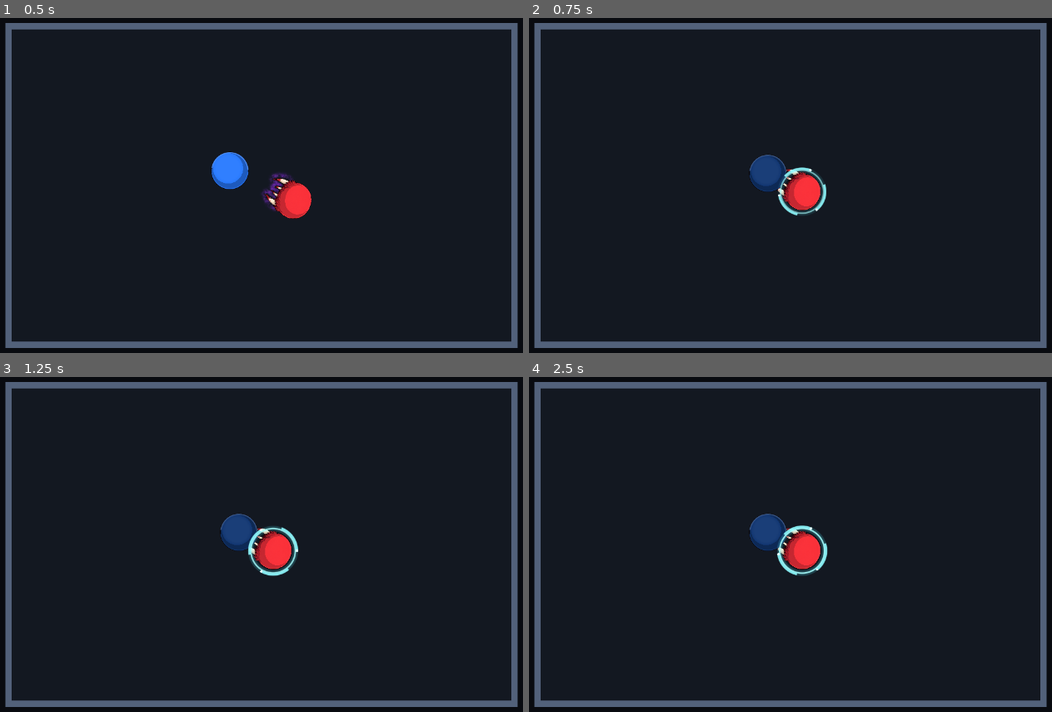
Above: before the commit, frames 1-4 (two rows, left to right).
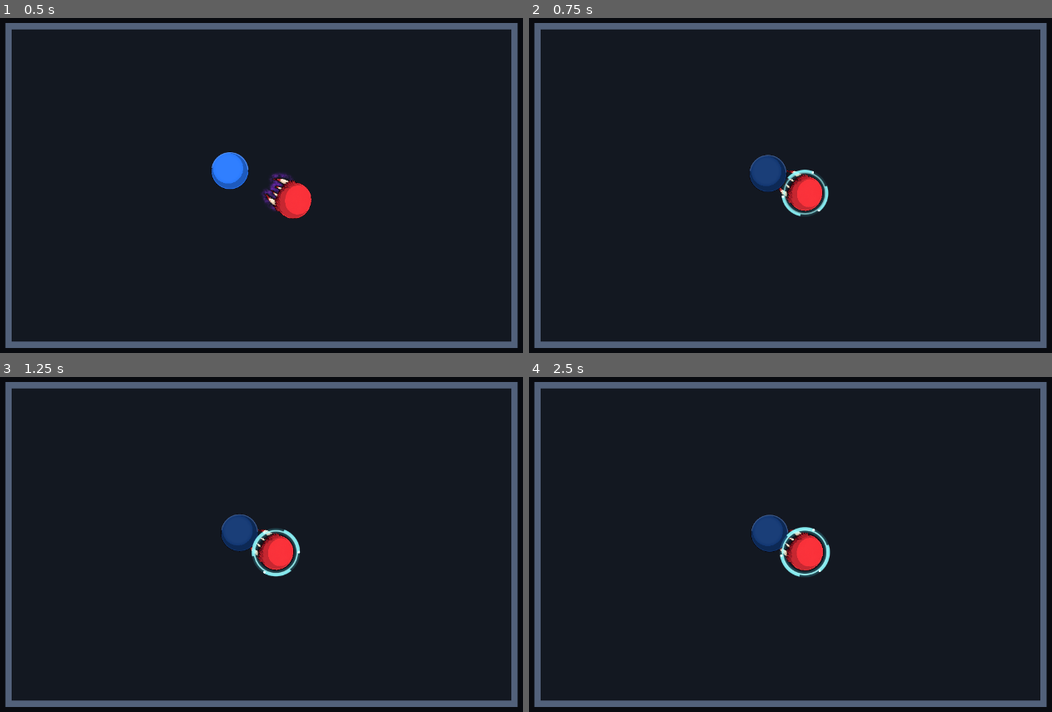
Above: after the commit, the same moments.

Repository: Esoptron/BallArena
Game: Godot game, scene res://scenes/main.tscn
The game is run twice, just before and just after one commit, with the same random seed, the same clock (stepped at 60 frames per second) and the same inputs.
Inputs:
- Up to frame 1 (0.5 s): no input
- Up to frame 2 (0.75 s): no input
- Up to frame 3 (1.25 s): no input
- Up to frame 4 (2.5 s): no input

Frame 1 is identical in both runs. In frame 2, 0.7% of the frame differs, in the area x 42-58%, y 40-60%; in frame 3, 0.8%; in frame 4, 0.9%.

Commit message:
Pull bite victims slowly and pulse vampire body without resizing fangs

Diff:
--- a/scripts/approved_vampire_art.gd
+++ b/scripts/approved_vampire_art.gd
@@ -41,8 +41,11 @@
 	var fangs := fighter.get_node_or_null("Vampire") as VampireFangs
 	if fangs != null:
 		rotation = fangs.rotation + PI
-	var art_scale := fighter.visual_diameter() / BODY_DIAMETER
 	for sprite in [body, teeth]:
+		var art_diameter := fighter.visual_diameter()
+		if sprite == teeth and fangs != null:
+			art_diameter = fangs.fang_diameter()
+		var art_scale := art_diameter / BODY_DIAMETER
 		sprite.position = -SOURCE_PIVOT * art_scale
 		sprite.scale = Vector2.ONE * art_scale
 		var material := sprite.material as ShaderMaterial
--- a/scripts/ball.gd
+++ b/scripts/ball.gd
@@ -21,6 +21,8 @@
 @export_range(0.0, 1.0, 0.01) var low_health_threshold: float = 0.30
 @export_range(0.0, 20.0, 0.1) var pulse_frequency: float = 4.0
 @export_range(0.1, 1.0, 0.01) var pulse_minimum_ratio: float = 50.0 / 70.0
+@export_range(0.0, 0.15, 0.005) var bite_pulse_amount: float = 0.05
+@export_range(0.1, 10.0, 0.1) var bite_pulse_frequency: float = 2.0
 
 var current_health: int = 100
 var paralysis_remaining: float = 0.0
@@ -35,6 +37,9 @@
 var bite_marks_remaining: float = 0.0
 var wound_bleeding_remaining: float = 0.0
 var _wound_drip_elapsed: float = 0.0
+var is_feeding: bool = false
+var bite_body_base: float = 70.0
+var bite_pulse_elapsed: float = 0.0
 
 
 func _ready() -> void:
@@ -73,6 +78,8 @@
 func _physics_process(delta: float) -> void:
 	if not Engine.is_editor_hint():
 		_visual_time += delta
+		if is_feeding:
+			bite_pulse_elapsed += delta
 		_sync_pulse_shape()
 		_advance_bite_marks(delta)
 		attack_recovery_remaining = maxf(0.0, attack_recovery_remaining - delta)
@@ -224,7 +231,20 @@
 	return health > 0 and float(health) / max_health < low_health_threshold
 
 
+func begin_feeding(base_diameter: float) -> void:
+	bite_body_base = base_diameter
+	bite_pulse_elapsed = 0.0
+	is_feeding = true
+
+
+func end_feeding() -> void:
+	is_feeding = false
+
+
 func visual_diameter() -> float:
+	if is_feeding:
+		var breath := (1.0 - cos(bite_pulse_elapsed * TAU * bite_pulse_frequency)) * 0.5
+		return bite_body_base * (1.0 - bite_pulse_amount * breath)
 	if not is_vampire or not has_low_health():
 		return diameter
 	var wave := (1.0 - cos(_visual_time * TAU * pulse_frequency)) * 0.5
--- a/scripts/vampire.gd
+++ b/scripts/vampire.gd
@@ -12,6 +12,7 @@
 @export_range(0.0, 100.0, 1.0) var bite_reach: float = 30.0
 @export_range(0.0, 30.0, 0.1) var recovery_time: float = 1.0
 @export_range(0.0, 0.6, 0.01) var tooth_immersion: float = 1.0 / 3.0
+@export_range(0.0, 40.0, 0.5) var bite_pull_distance: float = 6.0
 
 var has_bitten: bool = false
 var ticks_remaining: int = 0
@@ -22,6 +23,11 @@
 var _mist: Polygon2D
 var _mist_material: ShaderMaterial
 var _clock: float = 0.0
+var _bite_elapsed: float = 0.0
+var _fixed_fang_diameter: float = 70.0
+var _pull_start_separation: float = 0.0
+var _pull_goal_separation: float = 0.0
+var _pull_direction: Vector2 = Vector2.RIGHT
 
 
 func _ready() -> void:
@@ -67,6 +73,8 @@
 				or fighter.current_health <= 0:
 			_finish_bite()
 		else:
+			_bite_elapsed += delta
+			_advance_pull(delta)
 			_tick_elapsed += delta
 			var interval := bite_duration / bite_units
 			while _tick_elapsed + 0.000001 >= interval and ticks_remaining > 0:
@@ -94,8 +102,11 @@
 		return false
 	if not is_instance_valid(victim) or victim == fighter or victim.current_health <= 0 or victim.is_invulnerable():
 		return false
+	_fixed_fang_diameter = fighter.visual_diameter()
+	fighter.begin_feeding(_fixed_fang_diameter)
 	bite_target = victim
 	ticks_remaining = bite_units
+	_bite_elapsed = 0.0
 	_tick_elapsed = 0.0
 	cooldown_remaining = bite_duration + recovery_time
 	has_bitten = true
@@ -115,6 +126,7 @@
 		return
 	var victim := bite_target
 	var completed := ticks_remaining == 0
+	var mark_spacing := fang_spacing()
 	ticks_remaining = 0
 	bite_target = null
 	_tick_elapsed = 0.0
@@ -124,9 +136,10 @@
 		if away.is_zero_approx():
 			away = Vector2.RIGHT
 		if completed and victim.current_health > 0:
-			victim.apply_bite_marks(fighter.global_position, fang_spacing())
+			victim.apply_bite_marks(fighter.global_position, mark_spacing)
 		victim.prevent_attacks(recovery_time)
 		victim.release_motion(self, away)
+	fighter.end_feeding()
 	fighter.set_invulnerable(self, false)
 	fighter.release_motion(self, -away)
 	bite_finished.emit()
@@ -137,20 +150,34 @@
 		_finish_bite()
 
 
+func fang_diameter() -> float:
+	return _fixed_fang_diameter if bite_target != null else fighter.visual_diameter()
+
+
+func _advance_pull(delta: float) -> void:
+	var progress := clampf(_bite_elapsed / bite_duration, 0.0, 1.0)
+	var separation := lerpf(_pull_start_separation, _pull_goal_separation, progress)
+	var destination := fighter.global_position + _pull_direction * separation
+	var displacement := destination - bite_target.global_position
+	# The helpless body is driven once per physics step instead of normal free motion.
+	bite_target.global_position = destination
+	bite_target.linear_velocity = displacement / delta
+
+
 func fang_spacing() -> float:
 	# The separation of the two long tooth tips, including their inward tilt.
-	return fighter.visual_diameter() * (274.0 / 566.0)
+	return fang_diameter() * (274.0 / 566.0)
 
 
 func fang_tip_depth() -> float:
-	return fighter.visual_diameter() * 0.5 * 1.45
+	return fang_diameter() * 0.5 * 1.45
 
 
 func _place_for_bite(victim: ArenaBall) -> void:
 	var toward := (victim.global_position - fighter.global_position).normalized()
 	if toward.is_zero_approx():
 		toward = Vector2.UP.rotated(global_rotation)
-	var radius := fighter.visual_diameter() * 0.5
+	var radius := fang_diameter() * 0.5
 	var victim_radius := victim.visual_diameter() * 0.5
 	var half_spacing := fang_spacing() * 0.5
 	var exposed_length := fang_tip_depth() - sqrt(radius * radius - half_spacing * half_spacing)
@@ -158,6 +185,12 @@
 	var separation := fang_tip_depth() + victim_surface - exposed_length * tooth_immersion
 	# Keep the circular bodies separate even if a low-health pulse later grows.
 	separation = maxf(separation, (fighter.diameter + victim.diameter) * 0.5 + 0.5)
+	_pull_goal_separation = separation
+	var available_pull := maxf(0.0, fang_tip_depth() + victim_surface - separation - 0.2)
+	_pull_start_separation = separation + minf(available_pull,
+		bite_pull_distance * _fixed_fang_diameter / fighter.diameter)
+	_pull_direction = toward
+	separation = _pull_start_separation
 	fighter.global_position = victim.global_position - toward * separation
 	# At a wall, translate the pair together instead of pushing a body through it.
 	var arena := fighter.get_parent().get_parent() as BallArena
--- a/tests/render_vampire_test.gd
+++ b/tests/render_vampire_test.gd
@@ -47,7 +47,7 @@
 	await save_detail(main, (red.global_position + blue.global_position) * 0.5,
 		"vampire-details-bite.png")
 	if not red.is_invulnerable() or not red.freeze or not blue.freeze:
-		push_error("Both fighters must stop and the red vampire must be protected.")
+		push_error("The attacker must stay protected while driving helpless victim motion.")
 		quit(1)
 		return
 	await frames(150)
--- a/tests/vampire_test.gd
+++ b/tests/vampire_test.gd
@@ -22,6 +22,7 @@
 	await test_protected_bite()
 	await test_shared_statuses_and_wounds()
 	await test_tooth_immersion()
+	await test_bite_body_pulse()
 	await test_visuals_and_health()
 	await test_live_low_health()
 	test_blood()
@@ -109,8 +110,11 @@
 	check(red.current_health == 99 and blue.current_health == 51,
 		"First 0.3-second tick should deal and heal exactly one unit.")
 	await ticks(620)
-	check(red.is_paralyzed() and red.position.distance_to(pinned_position) < 0.01,
-		"Victim must stay fixed throughout the 3-second bite.")
+	check(red.is_paralyzed() and red.position.distance_to(pinned_position) > 5.0
+		and red.position.distance_to(blue.position) < pinned_position.distance_to(blue.position),
+		"Victim must slowly move toward the vampire throughout the bite.")
+	check(red.linear_velocity.length() > 0.0 and red.linear_velocity.length() < 10.0,
+		"Controlled victim movement must be slow, not the normal ball speed.")
 	check(blue.position.distance_to(attacker_position) < 0.01 and blue.freeze,
 		"Attacker must remain fixed for the entire bite.")
 	check(tick_damage.size() == 9, "Nine ticks should have completed before 3 seconds.")
@@ -291,7 +295,7 @@
 		for ball in [blue, red]:
 			var collision: CollisionShape2D = ball.get_node("CollisionShape2D")
 			var radius: float = (collision.shape as CircleShape2D).radius
-			check(radius >= 24.999 and radius <= 35.001, "Pulsating collider exceeded its 50-70 size range.")
+			check(radius >= 23.749 and radius <= 35.001, "Collider exceeded the low-health and 5-percent bite pulse bounds.")
 			check(ball.current_health >= 0 and ball.current_health <= ball.max_health,
 				"Live combat exceeded health bounds.")
 			if ball.is_immobilized():
@@ -321,14 +325,15 @@
 		red.position = blue.position - direction * 95.0
 		var fangs := red.get_node("Vampire") as VampireFangs
 		check(fangs.try_bite(blue), "Immersion fixture must start a bite.")
+		await ticks(600)
 		var spacing := red.position.distance_to(blue.position)
 		var radius := red.visual_diameter() * 0.5
 		var side := fangs.fang_spacing() * 0.5
 		var front_surface := spacing - sqrt(35.0 * 35.0 - side * side)
 		var exposed_length := fangs.fang_tip_depth() - sqrt(radius * radius - side * side)
 		var hidden_fraction := (fangs.fang_tip_depth() - front_surface) / exposed_length
-		check(absf(hidden_fraction - 1.0 / 3.0) < 0.01,
-			"One third of the exposed long fangs must enter the opponent.")
+		check(hidden_fraction > 0.20 and hidden_fraction < 1.0 / 3.0 + 0.01,
+			"Victim must be pulled progressively toward one-third fang immersion.")
 		check(spacing >= 70.0, "Circular bodies must remain separate during immersion.")
 		check(red.z_index + fangs.z_index < blue.z_index
 			and red.z_index + fangs.z_index > arena.z_index,
@@ -347,3 +352,33 @@
 		check(ball.position.x >= 35.0 and ball.position.y >= 35.0,
 			"Immersion must not push either body outside the arena.")
 	await remove_arena(arena)
+
+
+func test_bite_body_pulse() -> void:
+	var arena := new_arena()
+	var red := arena.get_node("Balls/RedBall") as ArenaBall
+	var blue := arena.get_node("Balls/BlueBall") as ArenaBall
+	red.opponent = null
+	blue.opponent = null
+	var fangs := red.get_node("Vampire") as VampireFangs
+	check(fangs.try_bite(blue), "Pulse fixture must start a bite.")
+	var fixed_fang_size := fangs.fang_diameter()
+	var art := red.get_node("ApprovedVampireArt")
+	red.bite_pulse_elapsed = 0.0
+	art.call("_process", 0.0)
+	var body := art.get_node("BodyAndFur") as Sprite2D
+	var teeth := art.get_node("Teeth") as Sprite2D
+	var full_body_scale := body.scale.x
+	var fixed_tooth_scale := teeth.scale.x
+	red.bite_pulse_elapsed = 0.5 / red.bite_pulse_frequency
+	red.call("_sync_pulse_shape")
+	art.call("_process", 0.0)
+	check(is_equal_approx(red.visual_diameter(), 66.5),
+		"Feeding body must pulse between 70 and 66.5: five percent.")
+	check(is_equal_approx(body.scale.x / full_body_scale, 0.95)
+		and is_equal_approx(teeth.scale.x, fixed_tooth_scale)
+		and is_equal_approx(fangs.fang_diameter(), fixed_fang_size),
+		"Only the body sprite may pulse; tooth sprite and bite geometry must stay fixed.")
+	check(is_equal_approx(((red.get_node("CollisionShape2D") as CollisionShape2D).shape
+		as CircleShape2D).radius, 33.25), "Collider must follow the subtle body pulse.")
+	await remove_arena(arena)
Not shown, changed: README.md
